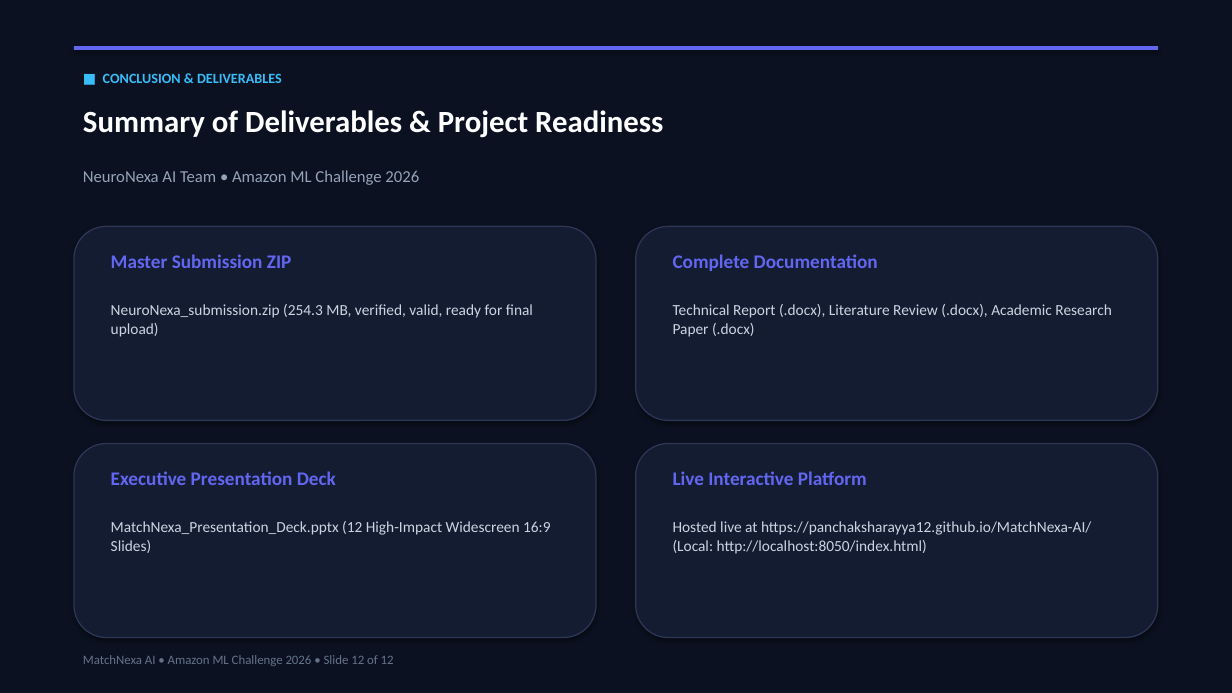
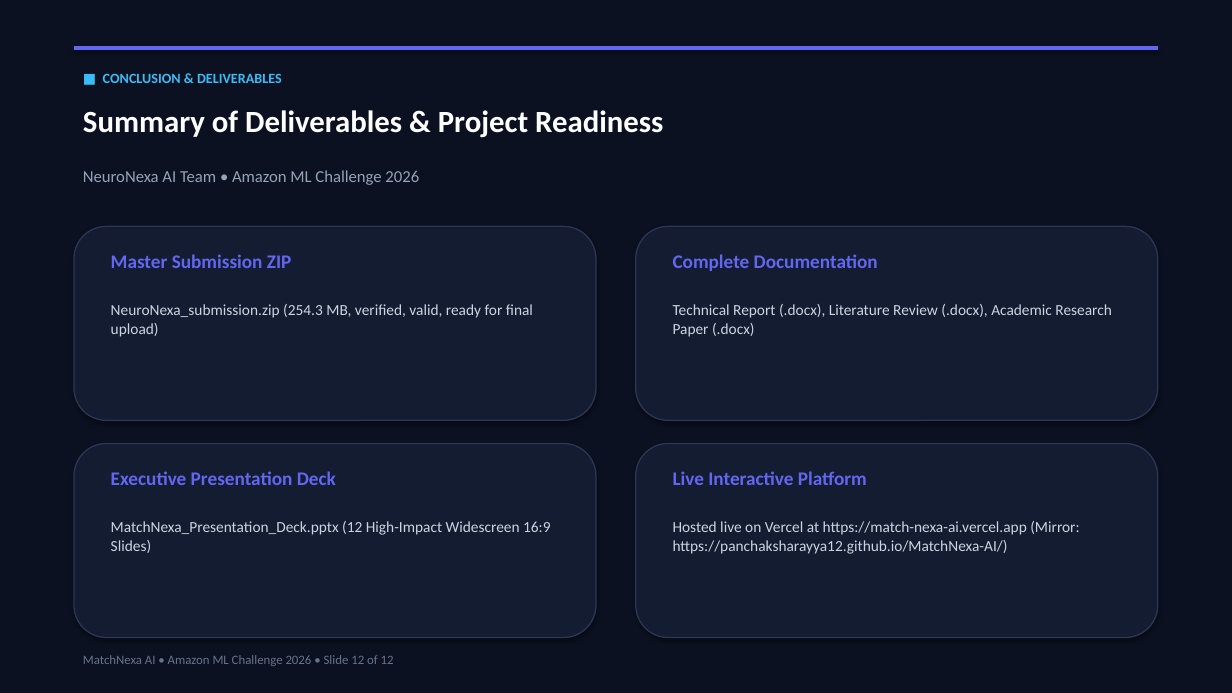
Before and after one commit to panchaksharayya12/MatchNexa-AI, a slide deck: slide 12 of MatchNexa_Presentation_Deck.pptx. Drawn at 1232x693 pixels with LibreOffice and Linux fonts; fonts in the diff are those of the drawing. Boxes give left, top, right and bottom in pixels: in the first picture for what was removed or moved away, otherwise in the second. Text is boxed around its words. In the diff, an @@ line names an element or a change of style, - is before the commit and + after.

Commit message:
Add direct live Vercel production deployment link across repository and submission deliverables

```diff
--- a/MatchNexa_Presentation_Deck.pptx
+++ b/MatchNexa_Presentation_Deck.pptx
@@ text at bbox=[673, 521, 1079, 554]: text changed @@
-Hosted live at https://panchaksharayya12.github.io/MatchNexa-AI/ (Local: http://localhost:8050/index.html)
+Hosted live on Vercel at https://match-nexa-ai.vercel.app (Mirror: https://panchaksharayya12.github.io/MatchNexa-AI/)
```
Also in this commit, not shown: 1 other slide changed, 7 other files.
